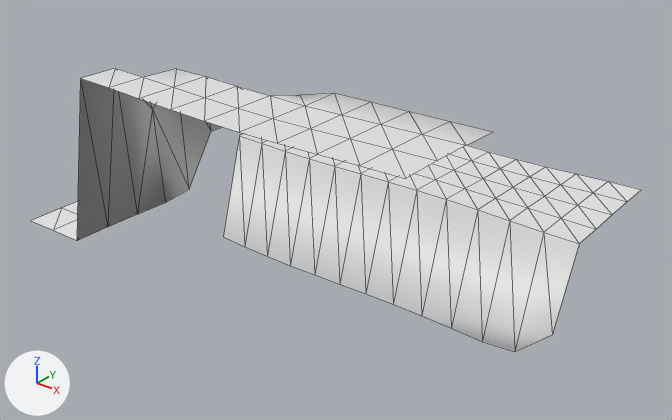
The OBJ model models/areas/sprouthollow/grass_0_1.obj as it was, and as the next commit left it.
Before and after are seen from a camera (50 mm lens) standing at (40.6, -72.7, 22.2) and looking at (11.9, -36.8, 0.0). The axes (+X, +Y, +Z) are drawn at lower left. The lights are the same throughout. The older version comes first. Mesh edges are drawn as thin lines. Where no turn or scale is listed for an object, it has been applied to the vertices. Vertices at exactly the same position are counted once.

The older version as bpy lines, for what is in view:
```python
me_grass_0_1 = bpy.data.meshes.new('grass_0_1')
me_grass_0_1.from_pydata(...)  # 130 vertices, 192 faces; spans x 0.0..24.0, y -48.0..-24.0, z -6.8..9.1
ob_grass_0_1 = bpy.data.objects.new('grass_0_1', me_grass_0_1)
ob_grass_0_1.location = (0.0, 0.0, 0.0)
```
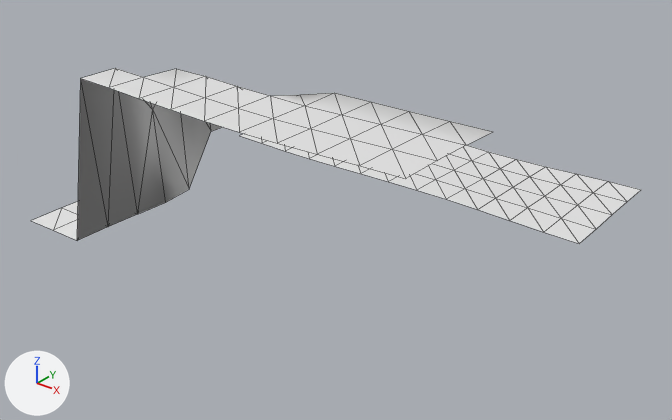
Where the change shows, as pixel boxes [x1, y1, x2, y2] in the pictures (672 x 420 px):
'grass_0_1', reshaped (38% shorter): before [31, 68, 641, 352]; after [31, 68, 641, 244]
part 1 of me_grass_0_1, deleted: before [223, 136, 579, 352]

Edits to the bpy script that builds the scene:
```text
Change me_grass_0_1:
    used by ob_grass_0_1; location = (0.0, 0.0, 0.0)
    remove me_grass_0_1.from_pydata(...)  # 130 vertices, 192 faces; spans x 0.0..24.0, y -48.0..-24.0, z -6.8..9.1
    add me_grass_0_1.from_pydata(...)  # 117 vertices, 168 faces; spans x 0.0..24.0, y -48.0..-24.0, z -0.1..9.1
    me_grass_0_1 part 1
    13 vertices are removed from x 0.0..24.0, y -34.0, z -6.8..-4.6
    24 faces are deleted
```
